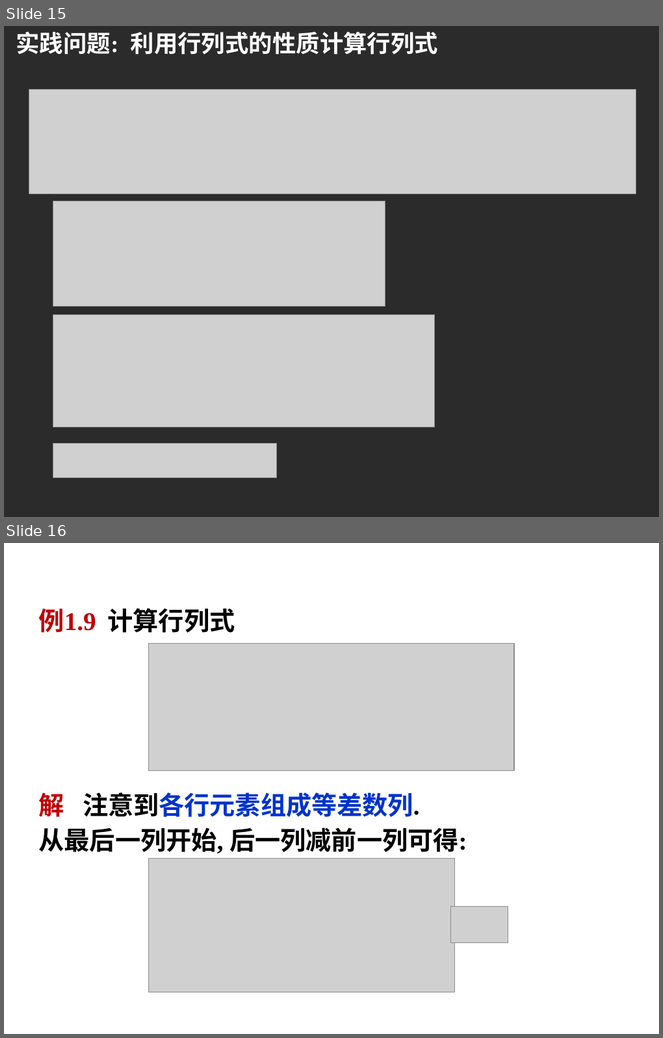
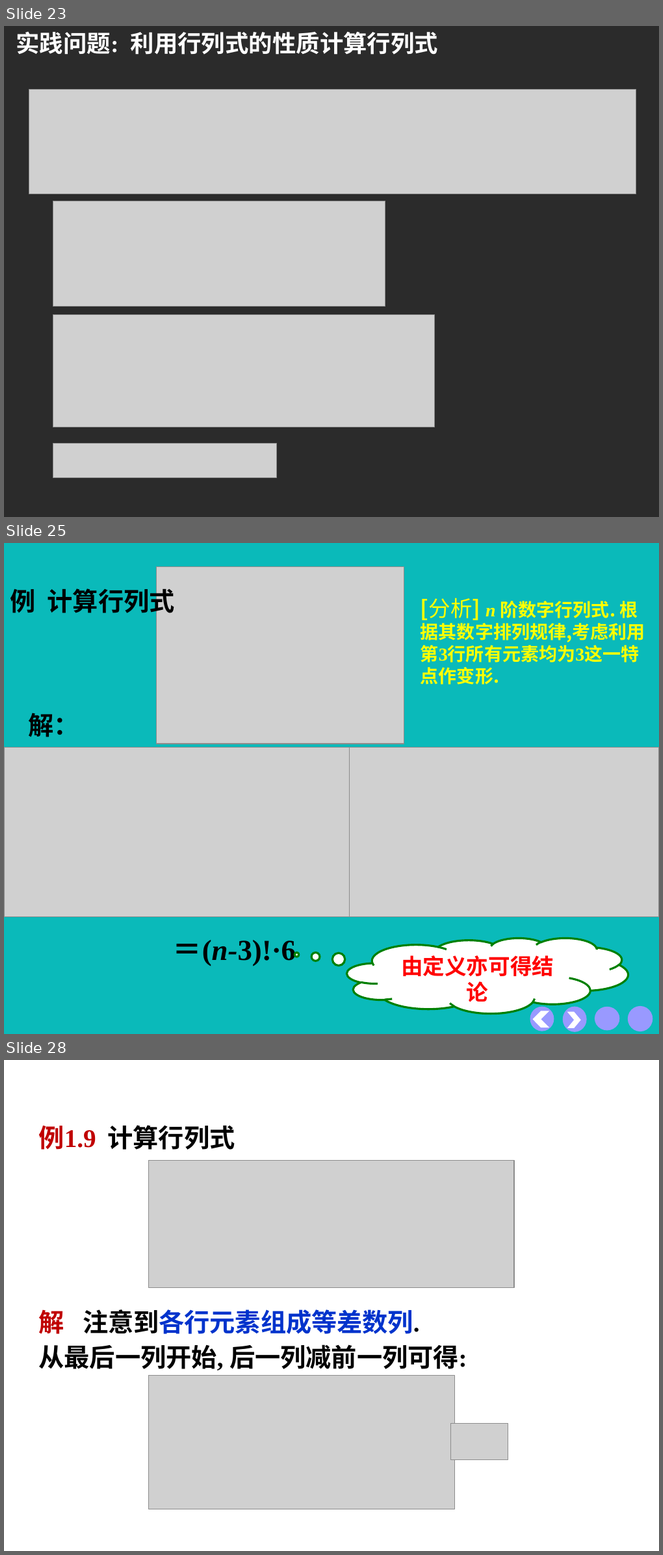
Before and after one commit to zeemeil/zeemeil.github.io, a slide deck: files/2025_2_LM/1007_0103.pptx. Shown one above the other, each under a label of ours: slides 15 and 16 before the commit, slides 23, 25 and 28 after it; the slides between them are not shown. The pictures are 663x1038 and 663x1555 pixels, drawn with LibreOffice and Linux fonts; fonts in the diff are those of the drawing; grey boxes stand for pictures; background and template pictures are left out; a plain dark background stands for a picture behind light text. Boxes give left, top, right and bottom in pixels: in the first picture for what was removed or moved away, otherwise in the second. Text is boxed around its words. In the diff, an @@ line names an element or a change of style, - is before the commit and + after.

```diff
--- a/files/2025_2_LM/1007_0103.pptx
+++ b/files/2025_2_LM/1007_0103.pptx
@@ slide 25 added at box(4, 543, 659, 1034), background #0ABABA @@
@@ picture added at box(156, 566, 404, 743) @@
@@ text added at box(10, 585, 175, 618), 28 pt, text #000000, bold @@
+例 计算行列式
@@ text added at box(421, 598, 646, 663), 20 pt, text #FFFF00, bold @@
+[分析] n 阶数字行列式. 根据其数字排列规律,考虑利用第3行所有元素均为3这一特点作变形.
@@ text added at box(29, 713, 79, 737), 28 pt, text #000000, bold @@
+解：
@@ picture added at box(4, 747, 349, 917) @@
@@ picture added at box(344, 747, 659, 917) @@
@@ text added at box(173, 940, 296, 967), 32 pt, text #000000, bold @@
+＝(n-3)!·6
@@ thought cloud added at box(347, 938, 629, 1014), fill #FFFFFF, outline #008000 2.25 pt, 24 pt, text #FF0000, bold @@
+由定义亦可得结论
@@ ellipse added at box(530, 1007, 555, 1032), fill #9999FF @@
@@ ellipse added at box(563, 1007, 587, 1032), fill #9999FF @@
@@ ellipse added at box(595, 1007, 620, 1031), fill #9999FF @@
@@ ellipse added at box(628, 1006, 653, 1032), fill #9999FF @@
@@ chevron added at box(532, 1012, 550, 1029), fill #FFFFFF @@
@@ chevron added at box(568, 1012, 581, 1029), fill #FFFFFF @@
@@ what was slide 15 is now slide 23 @@
@@ what was slide 16 is now slide 28 @@
```
Also in this commit, not shown: 3 slides changed, 11 other slides added, 10 other files.
